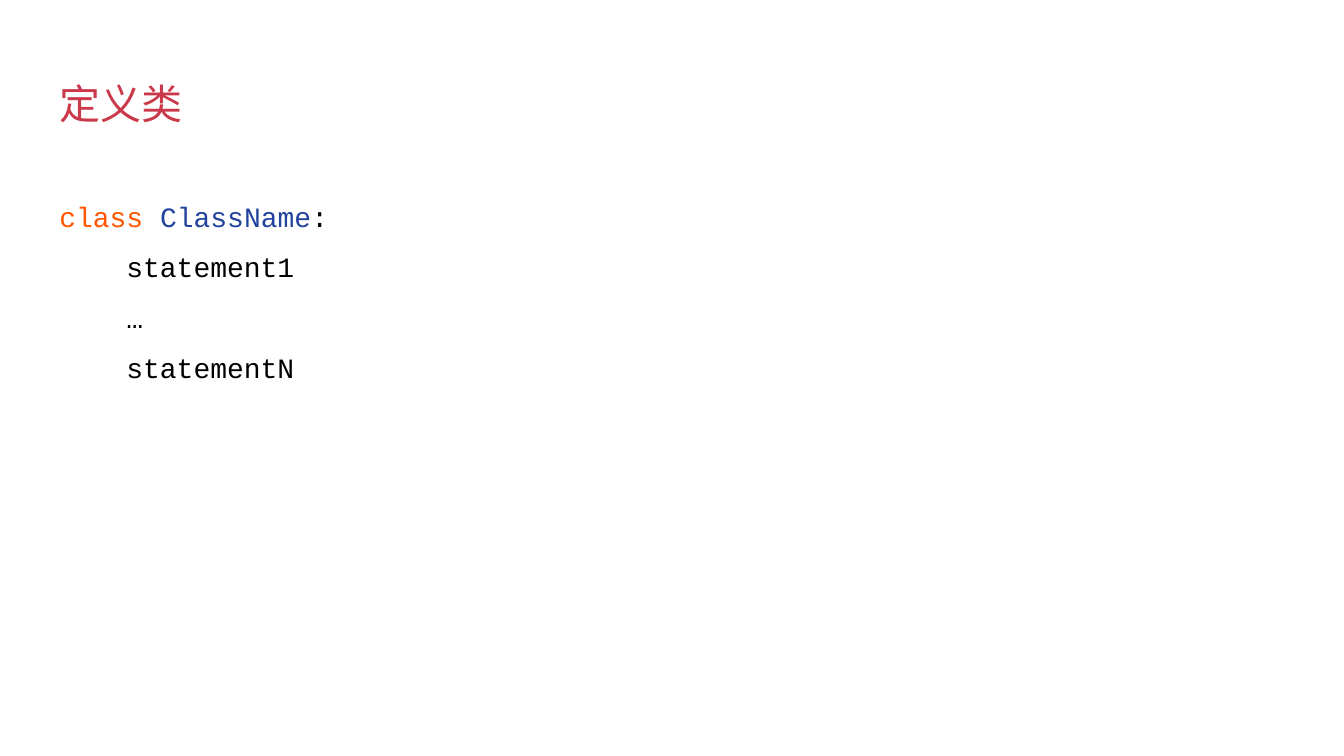
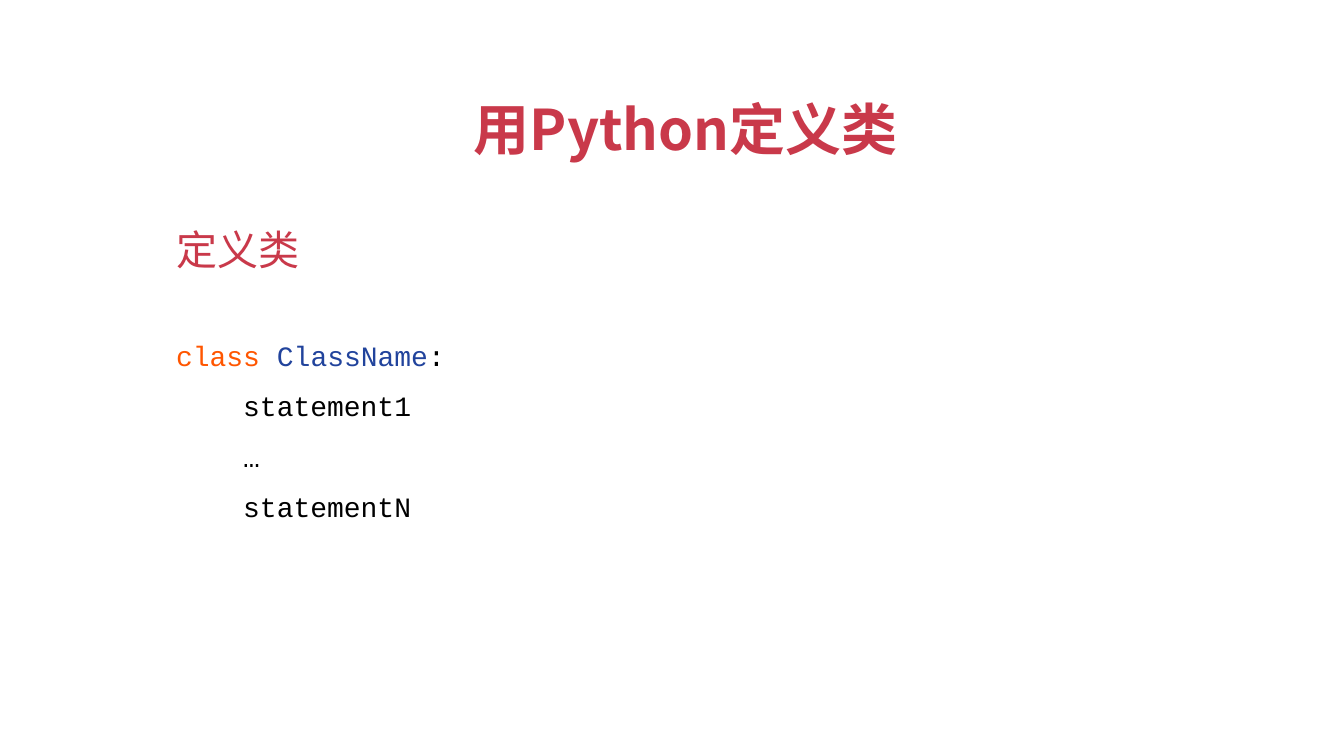
Before and after one commit to albert-feng/Python_OOP, a slide deck: slide 2 of ppt/3.1-用Python新建类.pptx. Drawn at 1344x756 pixels with LibreOffice and Linux fonts; fonts in the diff are those of the drawing. Boxes give left, top, right and bottom in pixels: in the first picture for what was removed or moved away, otherwise in the second. Text is boxed around its words. In the diff, an @@ line names an element or a change of style, - is before the commit and + after.

```diff
--- a/ppt/3.1-用Python新建类.pptx
+++ b/ppt/3.1-用Python新建类.pptx
@@ text added at [474, 102, 898, 163], 30 pt, text #C9394A, bold @@
+用Python定义类
@@ title "定义类": place and size @@
-title "定义类" at [59, 84, 182, 122]
+title "定义类" at [176, 230, 299, 268]
@@ text "class ClassName: statement1 … statementN": place and size @@
-text "class ClassName: statement1 … statementN" at [59, 207, 328, 379]
+text "class ClassName: statement1 … statementN" at [176, 346, 445, 518]
```
Also in this commit, not shown: 4 other slides changed, 4 other files.
